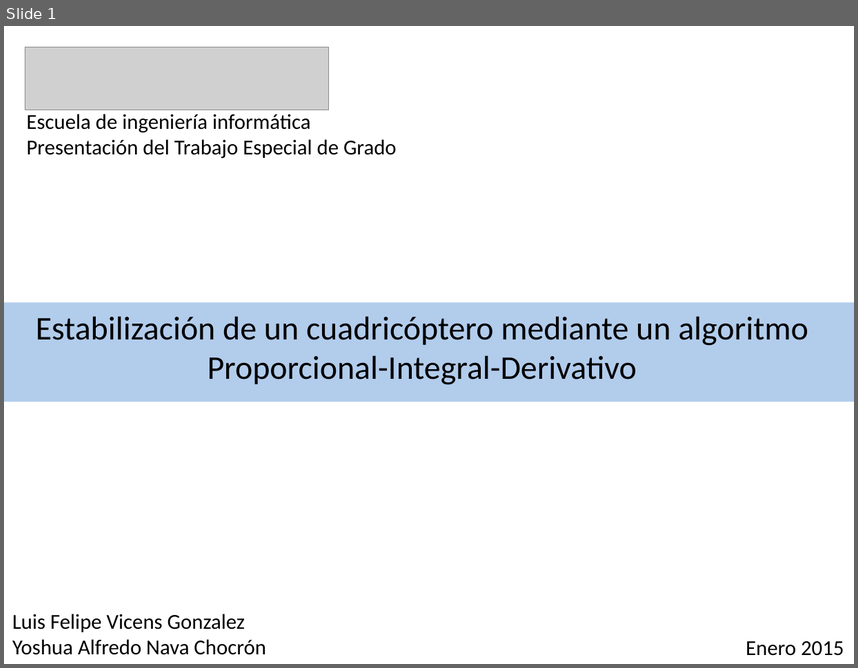
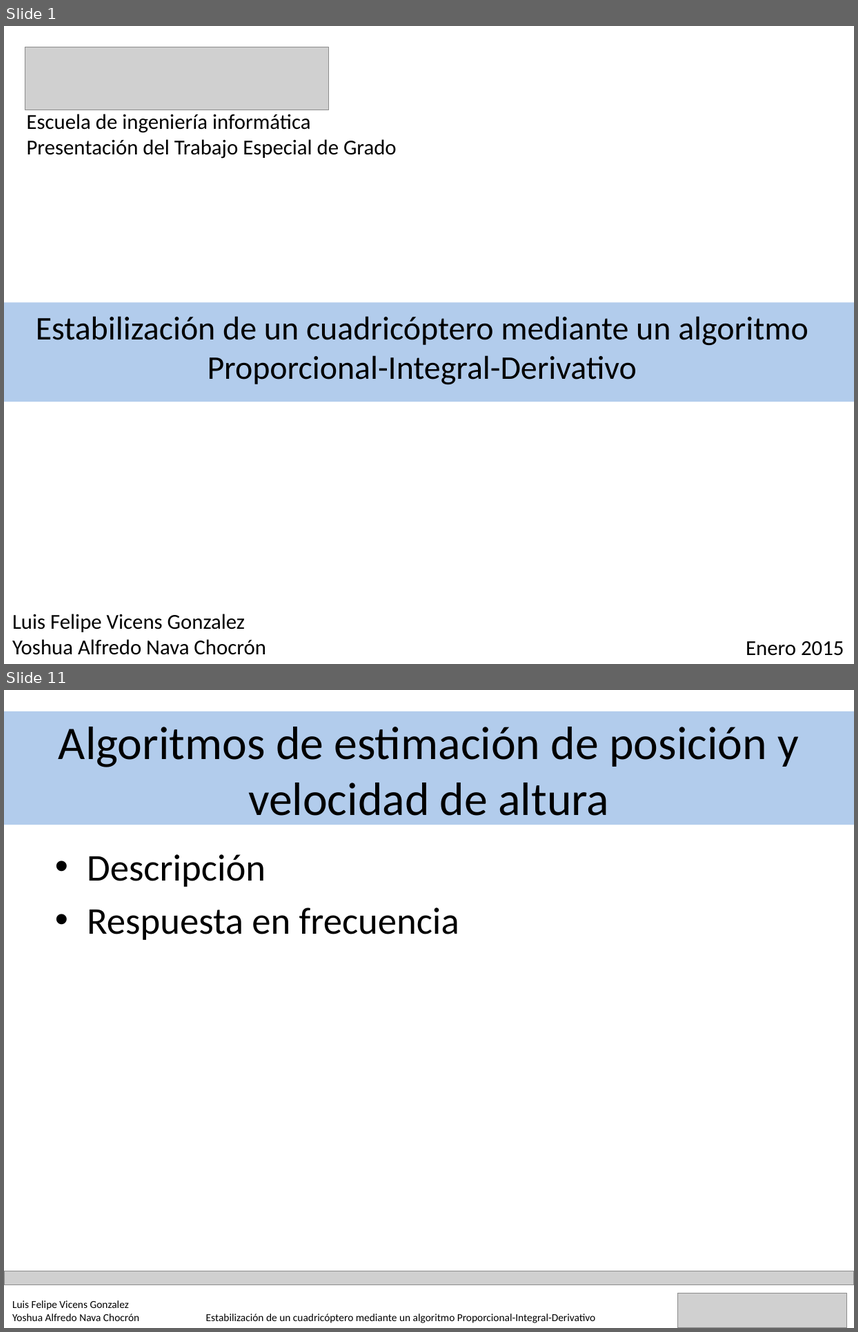
Before and after one commit to YoshuaNava/TesisCuadricoptero, a slide deck: Documento/Defensa TEG.pptx. Shown one above the other, each under a label of ours: slide 1 before the commit, slides 1 and 11 after it; the slides between them are not shown. The pictures are 858x668 and 858x1332 pixels, drawn with LibreOffice and Linux fonts; fonts in the diff are those of the drawing; grey boxes stand for pictures. Boxes give left, top, right and bottom in pixels: in the first picture for what was removed or moved away, otherwise in the second. Text is boxed around its words. In the diff, an @@ line names an element or a change of style, - is before the commit and + after.

```diff
--- a/Documento/Defensa TEG.pptx
+++ b/Documento/Defensa TEG.pptx
@@ slide 11 added at [4,690,854,1328], background #FFFFFF @@
@@ rectangle added at [4,711,854,825], fill #8EB4E3 at 68% opacity @@
@@ title added at [59,727,799,827], 39.6 pt, text #000000 @@
+Algoritmos de estimación de posición y velocidad de altura
@@ text added at [87,854,459,940], 32 pt, text #000000 @@
+• Descripción
+• Respuesta en frecuencia
@@ picture added at [4,1270,854,1284] @@
@@ text added at [12,1300,139,1321], 9 pt, text #000000 @@
+Luis Felipe Vicens Gonzalez
+Yoshua Alfredo Nava Chocrón
@@ picture added at [678,1292,847,1328] @@
@@ text added at [206,1313,595,1323], 9 pt, text #000000 @@
+Estabilización de un cuadricóptero mediante un algoritmo Proporcional-Integral-Derivativo
```
Also in this commit, not shown: 1 slide changed, 16 other slides added.
